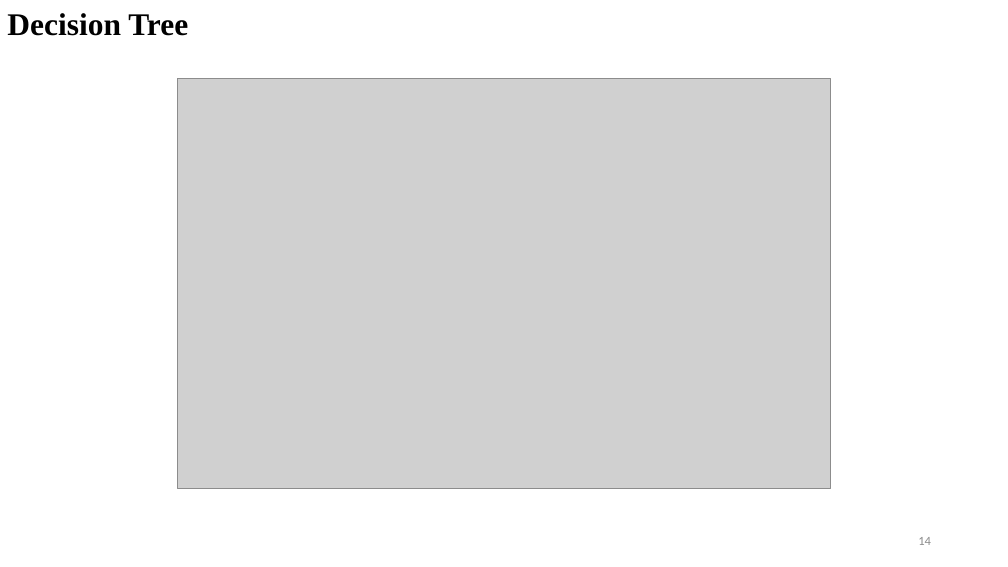
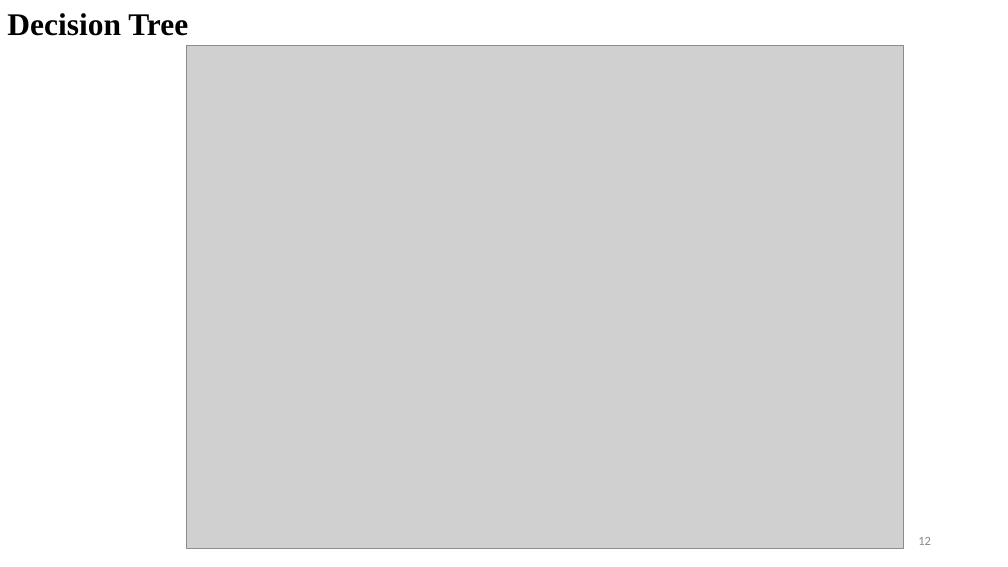
Before and after one commit to quocdunglxag123/Project-DM-Nhom10, a slide deck: slide 12 of Nhom10-report.pptx (slide 14 before the commit). Drawn at 1008x567 pixels with LibreOffice and Linux fonts; fonts in the diff are those of the drawing; grey boxes stand for pictures. Boxes give left, top, right and bottom in pixels: in the first picture for what was removed or moved away, otherwise in the second. Text is boxed around its words. In the diff, an @@ line names an element or a change of style, - is before the commit and + after.

```diff
--- a/Nhom10-report.pptx
+++ b/Nhom10-report.pptx
@@ picture: place and size @@
-picture at [178,79,831,489]
+picture at [187,46,904,549]
@@ page number at [918,537,931,545]: text changed @@
-14
+12
```
Also in this commit, not shown: 6 other slides changed, 2 slides removed, 2 other files.
